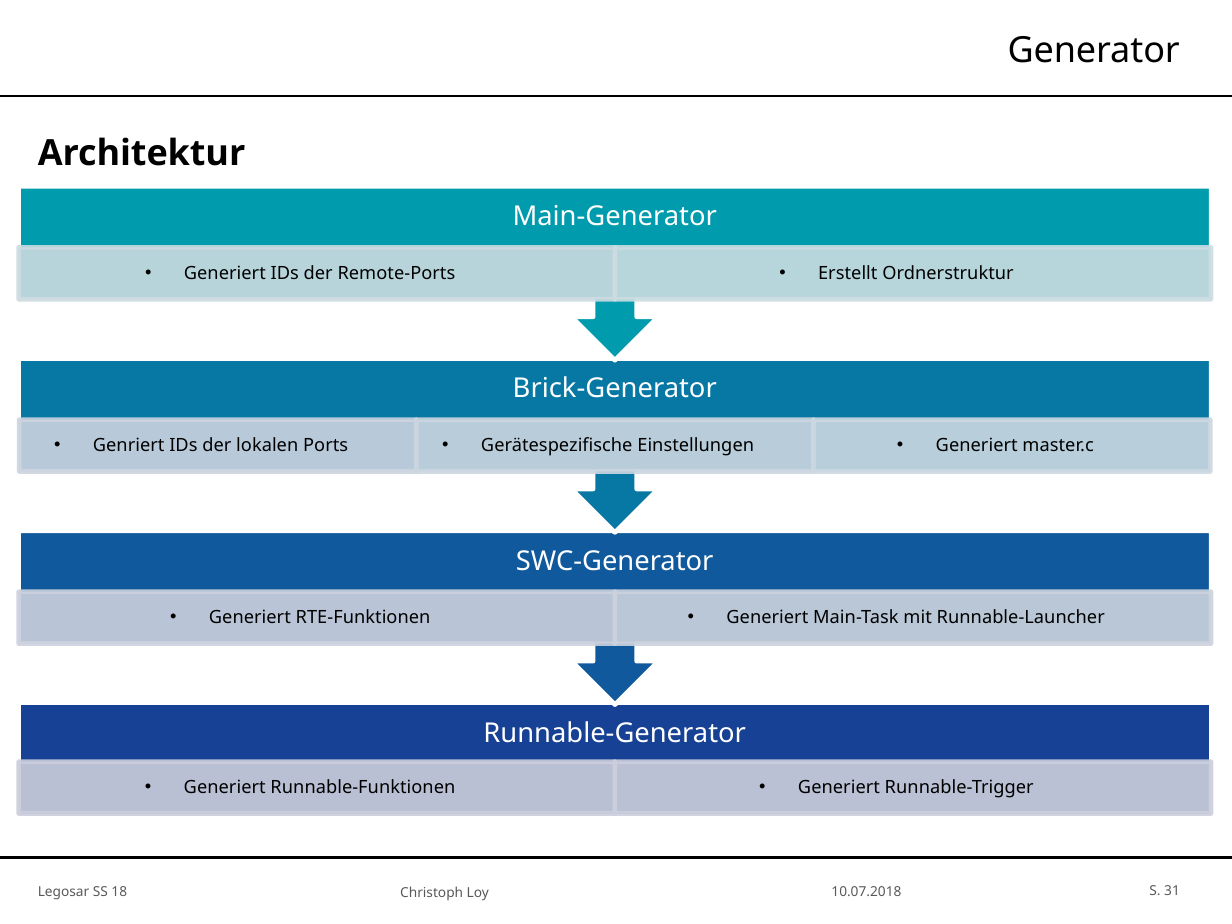
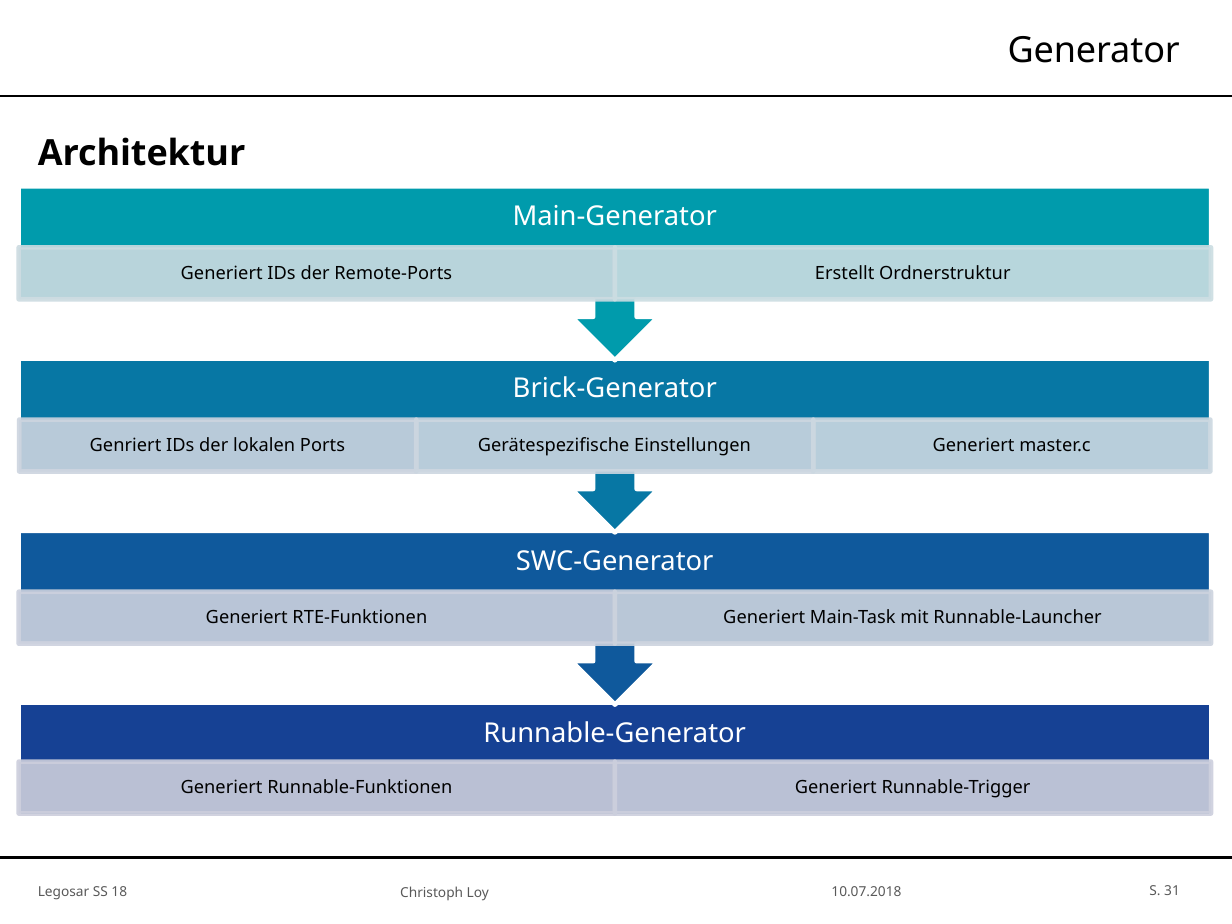
Before and after one commit to SimH1993/OTHR_AUTOSARSS18, a slide deck: slide 31 of Präsentation/Legosar_Master.pptx. Drawn at 1232x924 pixels with LibreOffice and Linux fonts; fonts in the diff are those of the drawing; background and template pictures are left out. Boxes give left, top, right and bottom in pixels: in the first picture for what was removed or moved away, otherwise in the second. Text is boxed around its words. In the diff, an @@ line names an element or a change of style, - is before the commit and + after.

Commit message:
Metamodell in Präsentation angepasst

```diff
--- a/Präsentation/Legosar_Master.pptx
+++ b/Präsentation/Legosar_Master.pptx
@@ bullet • to none in 9 elements at box(181, 779, 452, 793), box(795, 779, 1031, 798), box(206, 609, 427, 623), box(723, 609, 1101, 623), box(90, 437, 345, 451), box(478, 437, 751, 456), box(933, 437, 1090, 452), box(181, 265, 452, 279), box(815, 265, 1010, 279) @@
```
